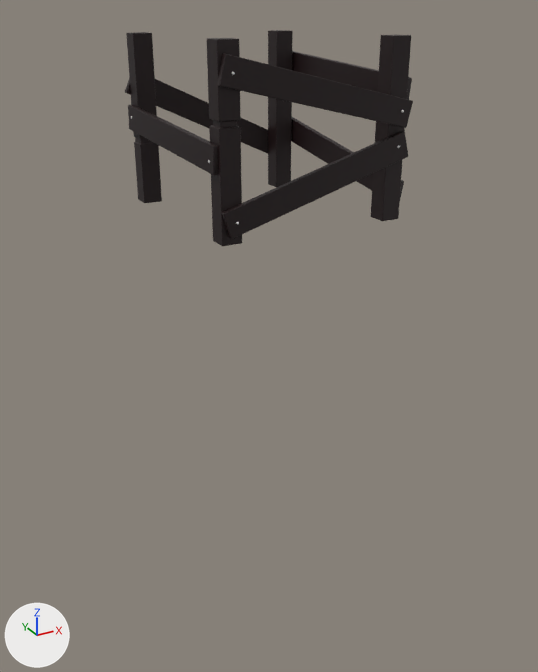
Two versions of the Blender file Assets/Art/Models/Buildings/Buildable/Foundation.blend, one commit apart.
Camera for both pictures: a camera (50 mm lens) standing at (-3.36, -6.27, 1.6) and looking at (0.08, -0.03, -1.53). The lights are fixed; the arrows at lower left show +X, +Y and +Z. Mesh edges are drawn as thin lines on the coarser meshes.

Script lines for the objects in view, before the commit:
```python
me_plane_002 = bpy.data.meshes.new('Plane.002')
me_plane_002.from_pydata(...)  # 636 vertices, 668 faces; spans x -0.96..1.0, y -0.18..1.39, z -1.01..1.01
# faces by material slot: [428, 240]
me_plane_002.materials.append(mat_material_002)  # black #1a0709
me_plane_002.materials.append(mat_material_001)  # white #e7e7e7
ob_foundation = bpy.data.objects.new('Foundation', me_plane_002)
ob_foundation.location = (0.0, 0.0, 0.0)
ob_foundation.rotation_euler = (1.571, 0.0, 0.0)  # degrees (90, 0, 0)
```
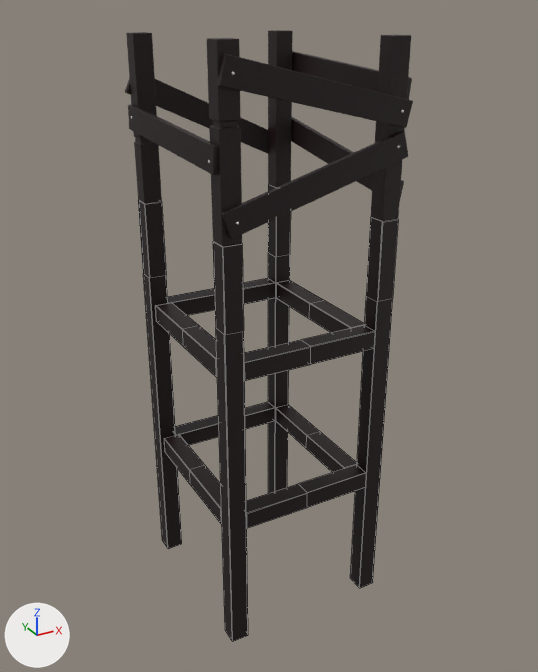
Commit message: Saving + Foundation Base

Where the change shows, as pixel boxes [x1, y1, x2, y2] in the pictures (538 x 672 px):
'FoundationBase', added (black)
    after: [138, 184, 398, 642]

Diff of the bpy script that builds the scene:
```diff
--- a/Assets/Art/Models/Buildings/Buildable/Foundation.blend.py
+++ b/Assets/Art/Models/Buildings/Buildable/Foundation.blend.py
@@ me_plane_001 @@
+me_plane_001.from_pydata(...)  # 384 vertices, 408 faces; spans x -0.9..0.94, y -4.47..-0.18, z -0.94..0.94
+me_plane_001.materials.append(mat_material_002)  # black #1a0709
@@ ob_foundationbase @@
+ob_foundationbase = bpy.data.objects.new('FoundationBase', me_plane_001)
+ob_foundationbase.location = (0.0, 0.0, 0.0)
+ob_foundationbase.rotation_euler = (1.571, 0.0, 0.0)  # degrees (90, 0, 0)
```
